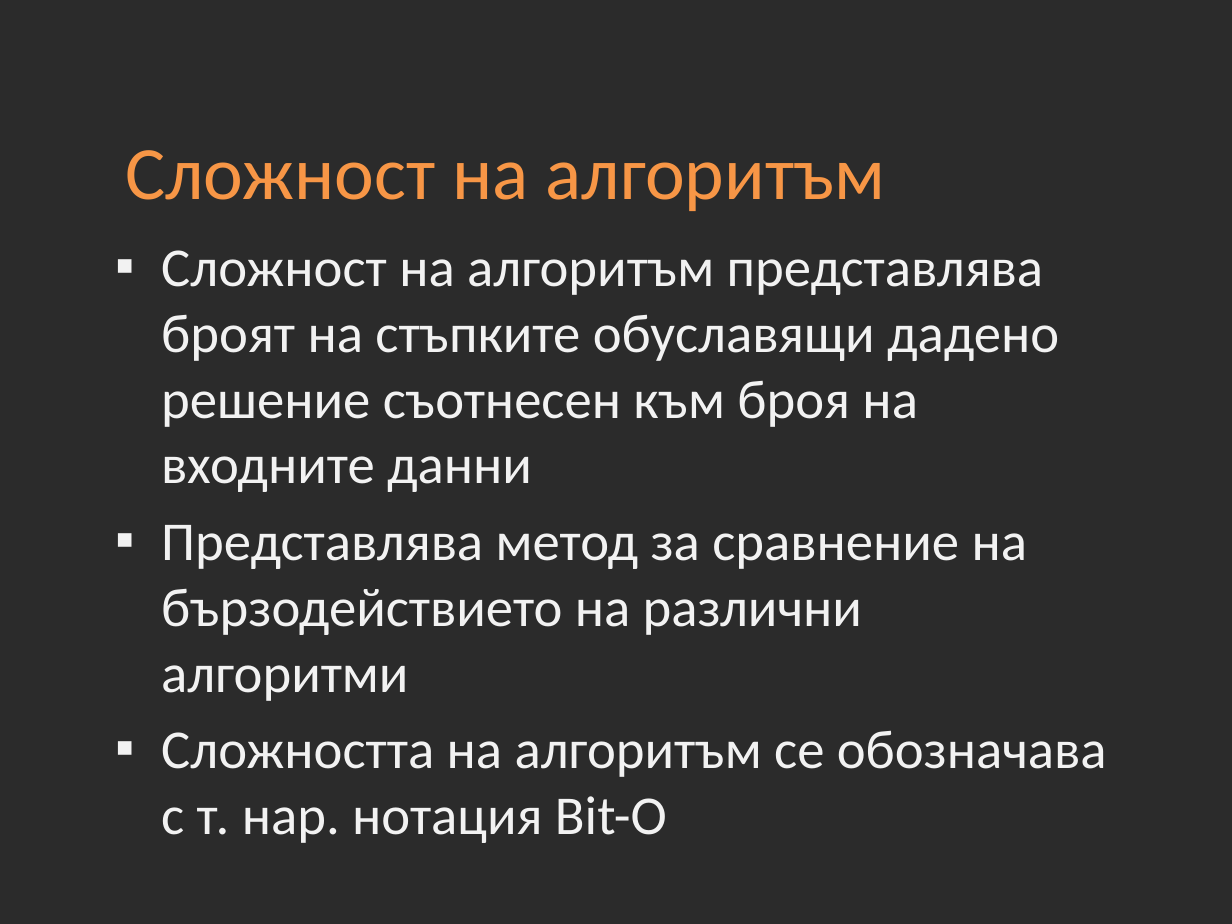
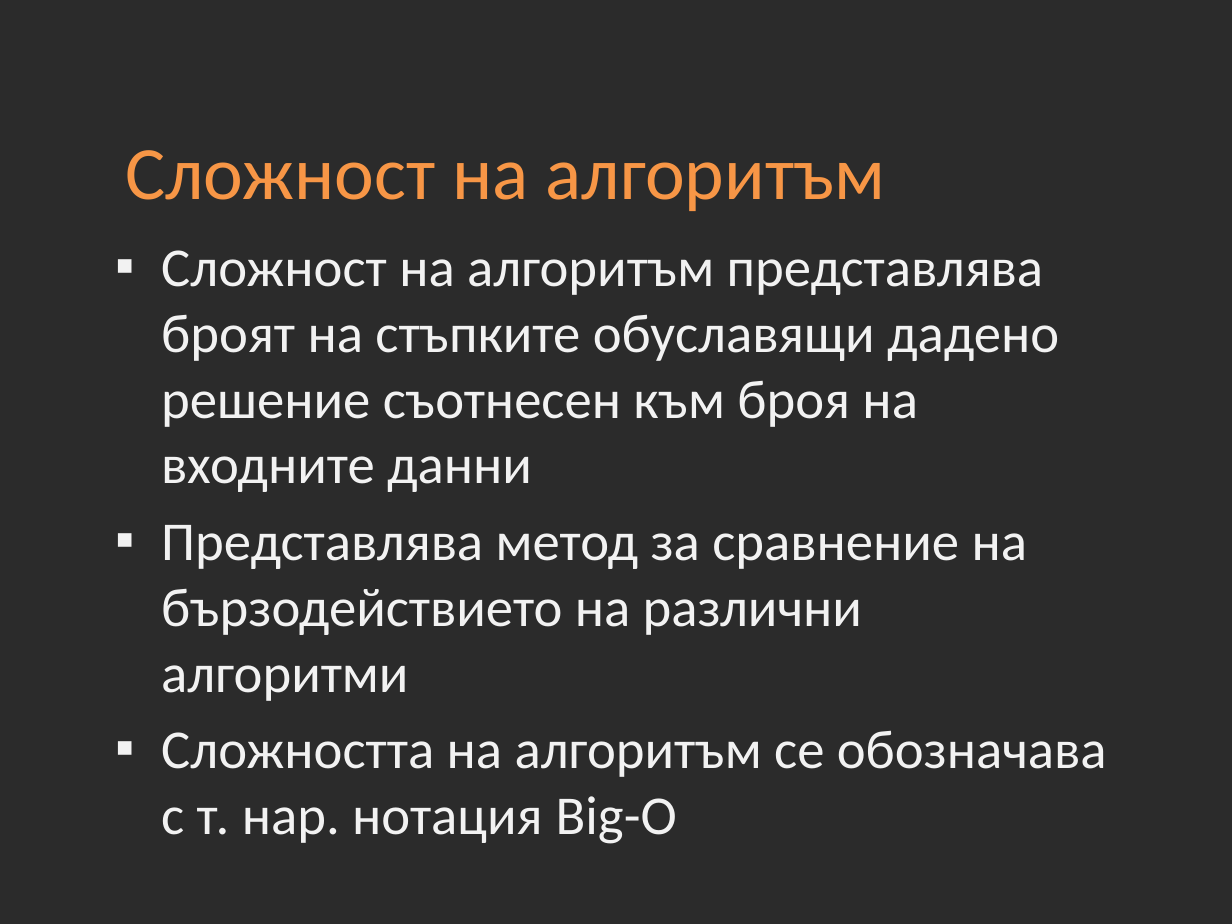
Before and after one commit to Academy-Soft-Intellect/Java-Course, a slide deck: slide 4 of 12-Algorithms.pptx. Drawn at 1232x924 pixels with LibreOffice and Linux fonts; fonts in the diff are those of the drawing; background and template pictures are left out; a plain dark background stands for a picture behind light text. Boxes give left, top, right and bottom in pixels: in the first picture for what was removed or moved away, otherwise in the second. Text is boxed around its words. In the diff, an @@ line names an element or a change of style, - is before the commit and + after.

Commit message:
Added Lecture 14 plus samples and remove some test code

```diff
--- a/12-Algorithms.pptx
+++ b/12-Algorithms.pptx
@@ text at [161, 730, 1107, 844]: text changed @@
-▪ Сложността на алгоритъм се обозначава с т. нар. нотация Bit-O
+▪ Сложността на алгоритъм се обозначава с т. нар. нотация Big-O
```
Also in this commit, not shown: 22 other files.
